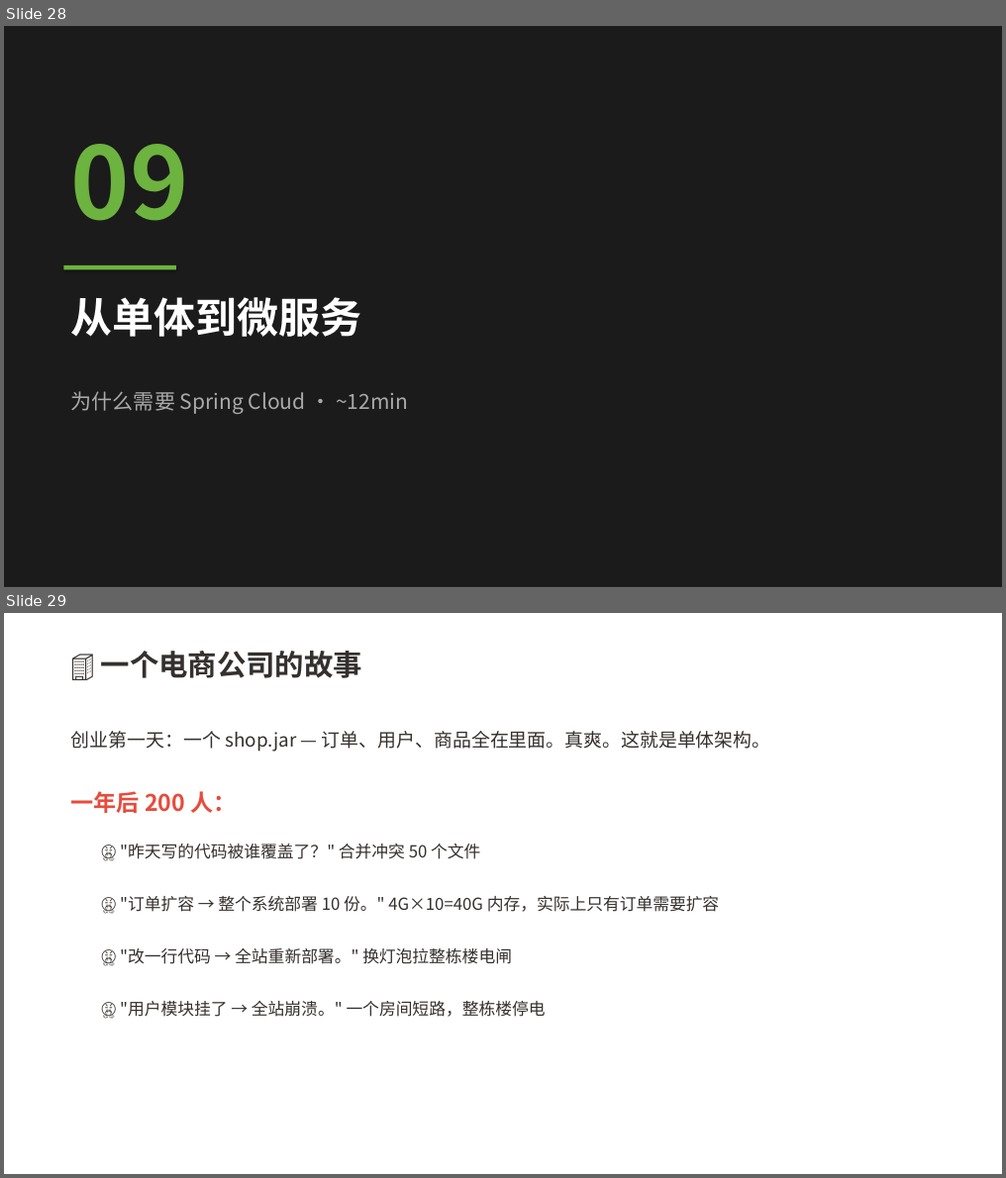
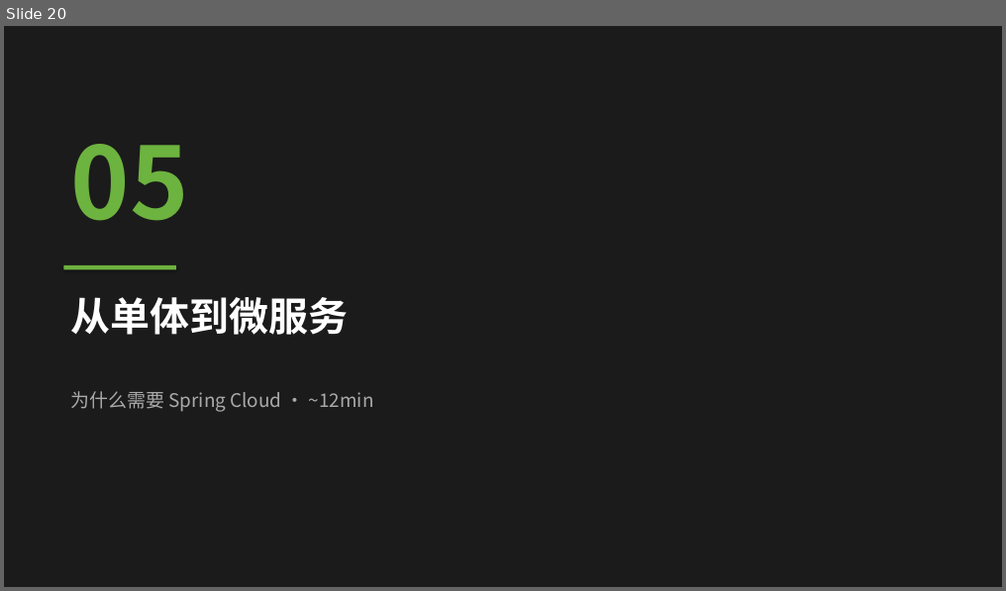
Before and after one commit to Akon1993/springboot-lesson, a slide deck: docs/slides.pptx. Shown one above the other, each under a label of ours: slides 28 and 29 before the commit, slide 20 after it. The pictures are 1006x1178 and 1006x591 pixels, drawn with LibreOffice and Linux fonts; fonts in the diff are those of the drawing. Boxes give left, top, right and bottom in pixels: in the first picture for what was removed or moved away, otherwise in the second. Text is boxed around its words. In the diff, an @@ line names an element or a change of style, - is before the commit and + after.

Commit message:
fix: PPTX重写为8章结构，修复代码对齐和布局问题
- 从12章旧结构重写为8章新结构
- 修复函数参数传递错误导致的布局异常
- Cloud组件更新为外卖平台比喻版本
- 代码块统一使用Courier New等宽字体
- 删除冗余的独立概念章，与大纲结构一致

```diff
--- a/docs/slides.pptx
+++ b/docs/slides.pptx
@@ slide 29 removed at box(4, 613, 1002, 1174), background #FFFFFF @@
@@ text removed at box(101, 651, 362, 678) @@
-🏢 一个电商公司的故事
@@ text removed at box(71, 731, 771, 752) @@
-创业第一天：一个 shop.jar — 订单、用户、商品全在里面。真爽。这就是单体架构。
@@ text removed at box(71, 791, 236, 813) @@
-一年后 200 人：
@@ text removed at box(128, 844, 480, 860) @@
-😤 "昨天写的代码被谁覆盖了？" 合并冲突 50 个文件
@@ text removed at box(128, 896, 720, 912) @@
-😤 "订单扩容 → 整个系统部署 10 份。" 4G×10=40G 内存，实际上只有订单需要扩容
@@ text removed at box(128, 949, 512, 964) @@
-😤 "改一行代码 → 全站重新部署。" 换灯泡拉整栋楼电闸
@@ text removed at box(128, 1001, 546, 1017) @@
-😤 "用户模块挂了 → 全站崩溃。" 一个房间短路，整栋楼停电
@@ what was slide 28 is now slide 20 @@
@@ slide 20 changed as well @@
@@ text at box(71, 144, 189, 221): text changed @@
-09
+05
@@ text "从单体到微服务" at box(71, 297, 348, 335): size 40 to 38 pt @@
@@ text "为什么需要 Spring Cloud · ~12min" at box(71, 391, 374, 412): size 20 to 18 pt @@
```
Also in this commit, not shown: 13 other slides changed, 21 slides added, 28 other slides removed, 1 other file.
